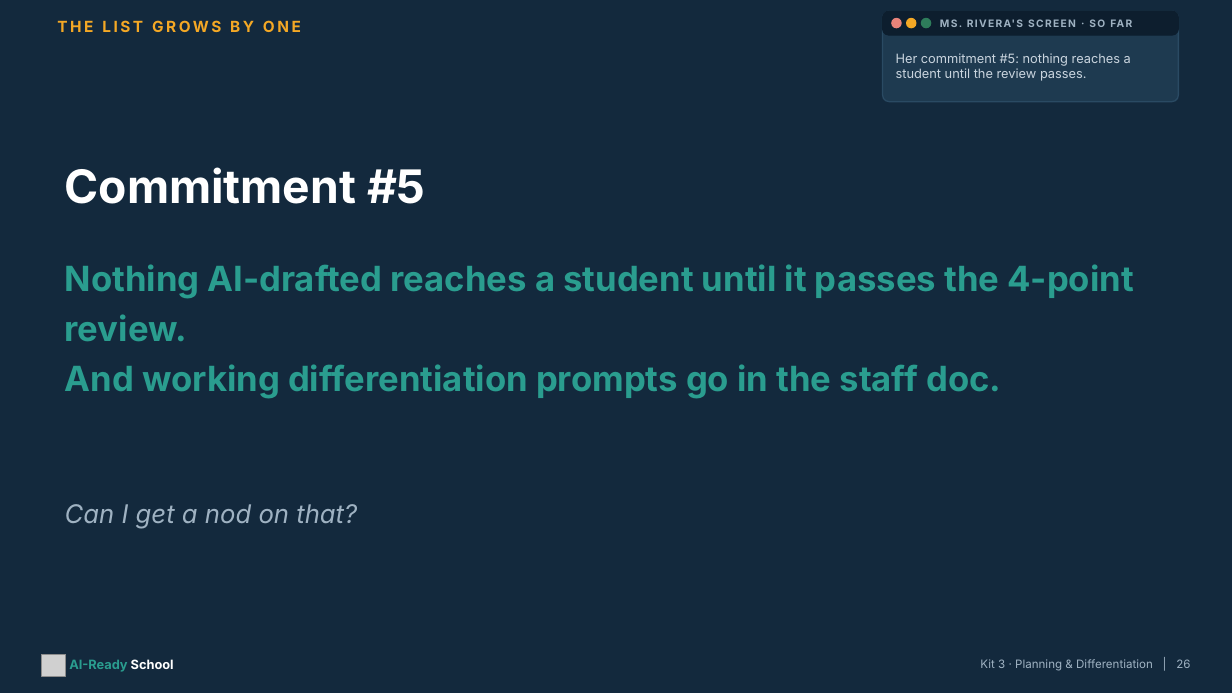
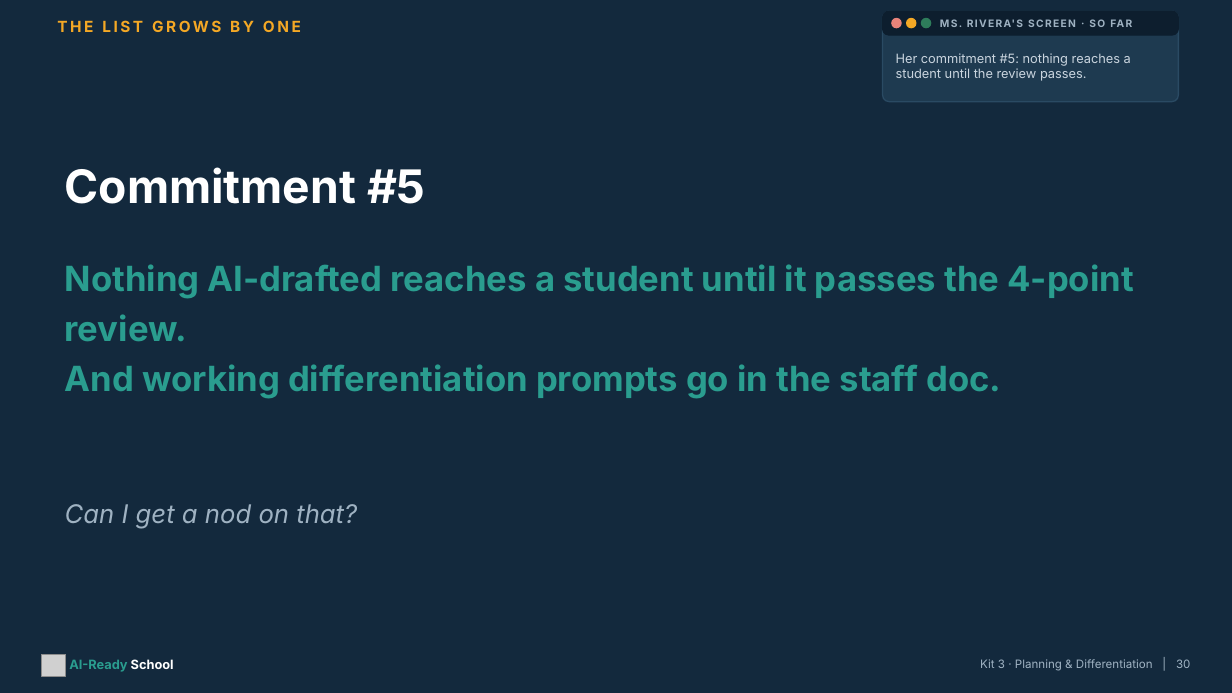
Before and after one commit to aspinozzi1/Ai-School-Ready, a slide deck: slide 30 of kits/kit03/Kit03_PresentationDeck.pptx (slide 26 before the commit). Drawn at 1232x693 pixels with LibreOffice and Linux fonts; fonts in the diff are those of the drawing; grey boxes stand for pictures. Boxes give left, top, right and bottom in pixels: in the first picture for what was removed or moved away, otherwise in the second. Text is boxed around its words. In the diff, an @@ line names an element or a change of style, - is before the commit and + after.

```diff
--- a/kits/kit03/Kit03_PresentationDeck.pptx
+++ b/kits/kit03/Kit03_PresentationDeck.pptx
@@ text at [980, 659, 1190, 671]: text changed @@
-Kit 3 · Planning & Differentiation | 26
+Kit 3 · Planning & Differentiation | 30
```
Also in this commit, not shown: 13 other slides changed, 4 slides added, 4 other files.
